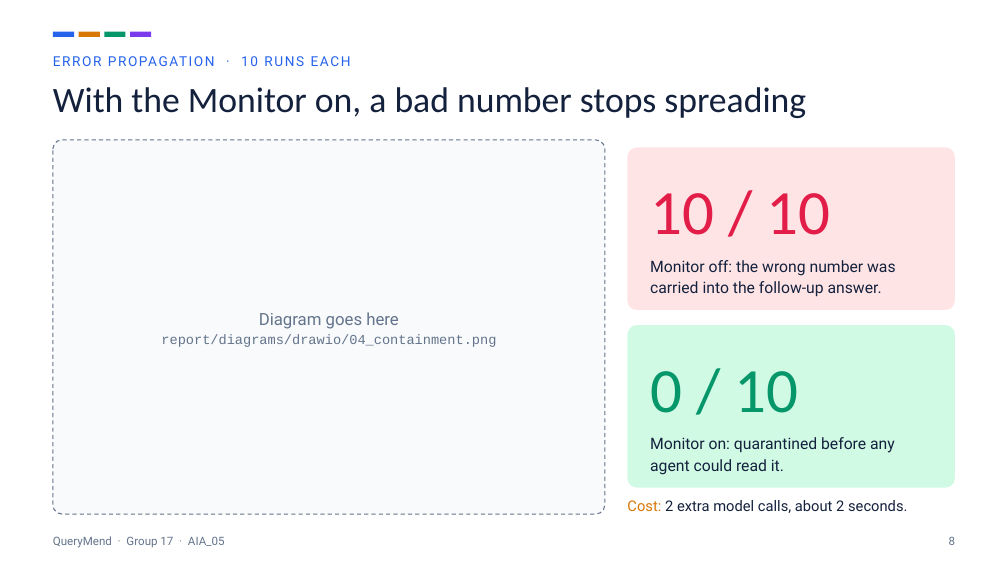
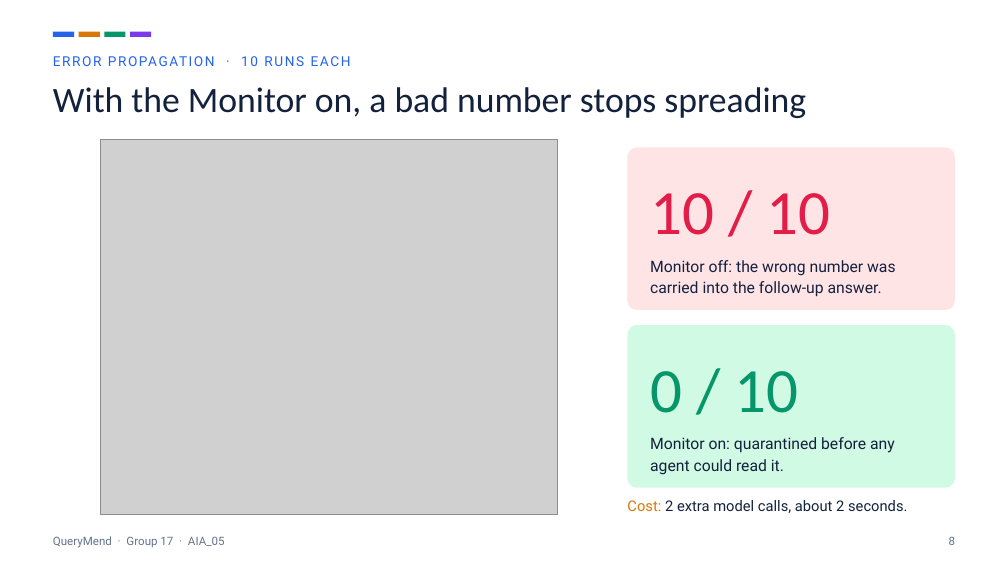
Before and after one commit to Swaraj-Mandre/FailureDetectionAgent, a slide deck: slide 8 of presentation/QueryMend_slides.pptx. Drawn at 1008x567 pixels with LibreOffice and Linux fonts; fonts in the diff are those of the drawing; grey boxes stand for pictures. Boxes give left, top, right and bottom in pixels: in the first picture for what was removed or moved away, otherwise in the second. Text is boxed around its words. In the diff, an @@ line names an element or a change of style, - is before the commit and + after.

Commit message:
Deck with the rendered diagrams

```diff
--- a/presentation/QueryMend_slides.pptx
+++ b/presentation/QueryMend_slides.pptx
@@ rounded rectangle removed at [53, 140, 605, 514] @@
@@ picture added at [101, 140, 557, 514] @@
@@ text removed at [161, 312, 496, 347] @@
-Diagram goes here
-report/diagrams/drawio/04_containment.png
```
Also in this commit, not shown: 4 other slides changed, 1 other file.
